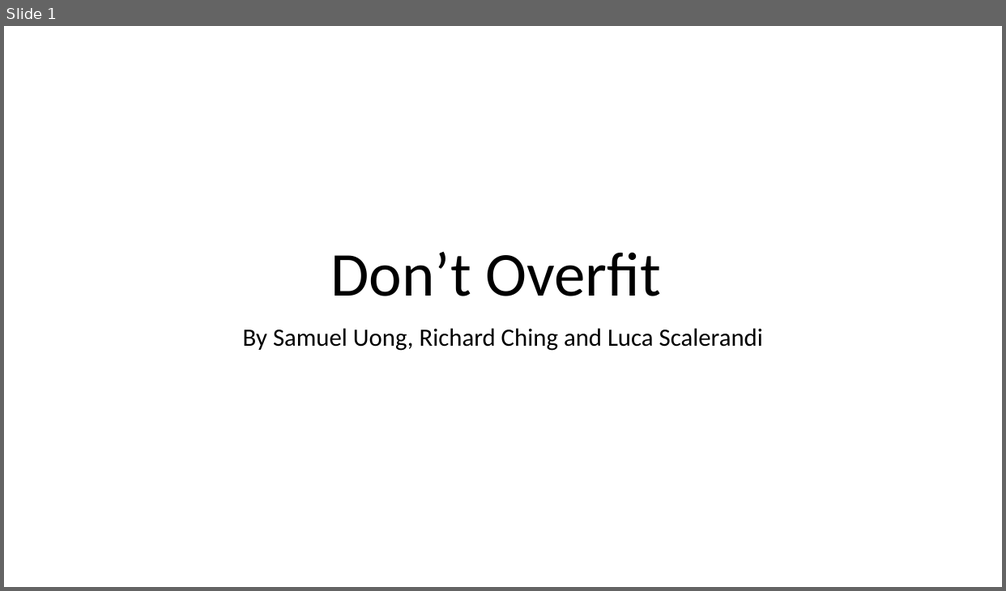
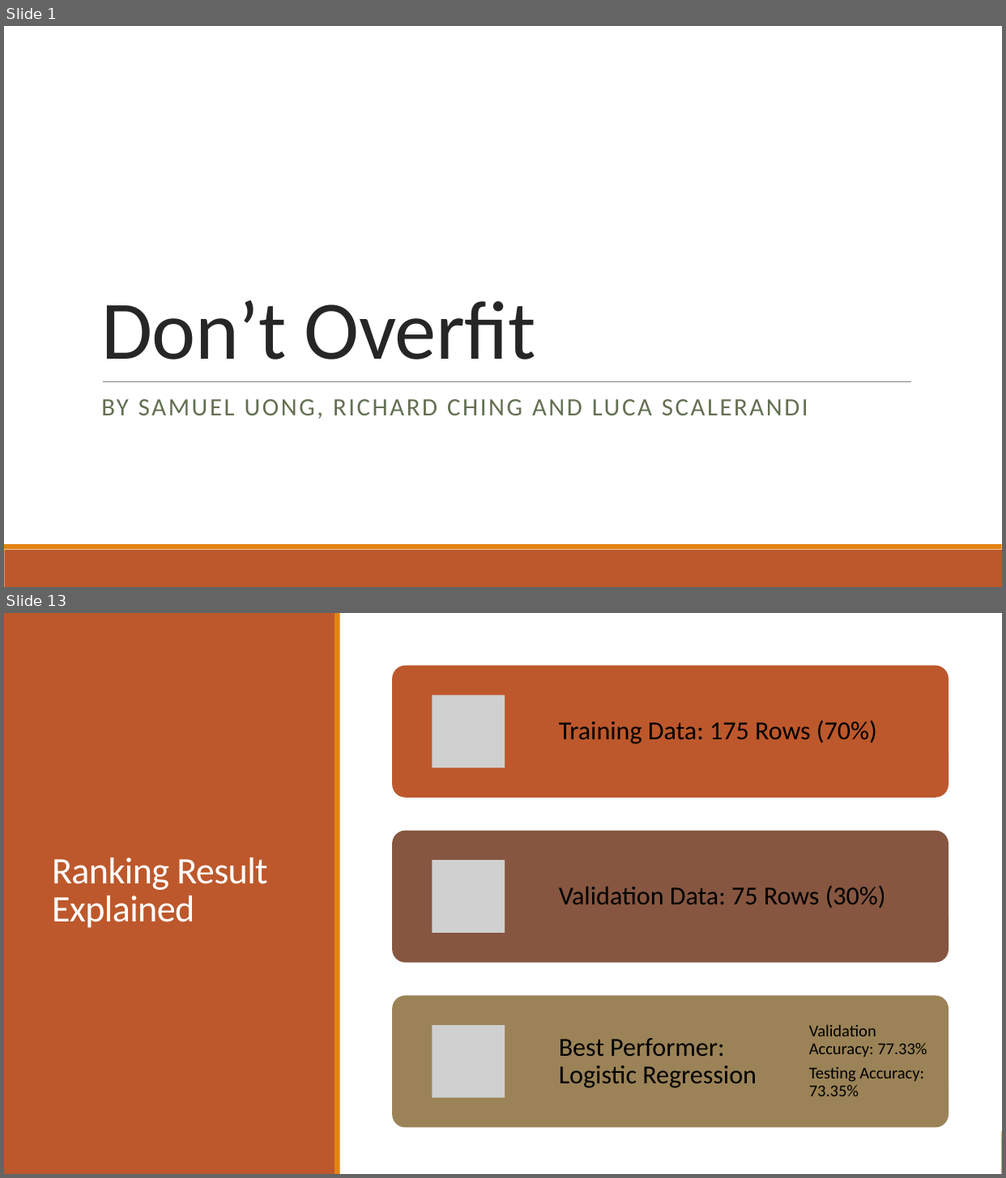
Before and after one commit to suong4554/Machine-Learning-Poly-U, a slide deck: Presentation.pptx. Shown one above the other, each under a label of ours: slide 1 before the commit, slides 1 and 13 after it; the slides between them are not shown. The pictures are 1006x591 and 1006x1178 pixels, drawn with LibreOffice and Linux fonts; fonts in the diff are those of the drawing; grey boxes stand for pictures. Boxes give left, top, right and bottom in pixels: in the first picture for what was removed or moved away, otherwise in the second. Text is boxed around its words. In the diff, an @@ line names an element or a change of style, - is before the commit and + after.

```diff
--- a/Presentation.pptx
+++ b/Presentation.pptx
@@ slide 13 added at [4,613,1002,1174], background #FFFFFF; not listed: 2 template elements that a slide beside it also shows @@
@@ rectangle added at [4,613,1002,1174], fill #FFFFFF @@
@@ rectangle added at [4,613,335,1174], fill #BD582C @@
@@ rectangle added at [335,613,340,1174], fill #E48312 @@
@@ title added at [52,858,267,928], 36 pt, text #FFFFFF @@
+Ranking Result Explained
@@ group added at [393,666,948,1127]: 4 texts, 3 rounded rectangles, 3 pictures @@
+Training Data: 175 Rows (70%)
+Validation Data: 75 Rows (30%)
+Best Performer: Logistic Regression
+Validation Accuracy: 77.33%
+Testing Accuracy: 73.35%
@@ slide 1 changed as well @@
@@ title "Don’t Overfit": place and size @@
-title "Don’t Overfit" at [331,252,661,297]
+title "Don’t Overfit" at [101,301,536,360]
@@ title "Don’t Overfit" at [101,301,536,360]: size 60 to 80 pt, text colour #000000 to #262626, letter spacing 0 to -0.5 pt; alignment centre to left; line spacing 0.9 to 0.85 @@
@@ line added from (103, 382) to (911, 382), #808080 0.5 pt @@
@@ subtitle at [101,399,808,419]: text changed; text colour #000000 to #637052 @@
-By Samuel Uong, Richard Ching and Luca Scalerandi
+BY SAMUEL UONG, RICHARD CHING AND LUCA SCALERANDI
@@ rectangle added at [4,550,1002,587], fill #BD582C @@
@@ rectangle added at [4,544,1002,550], fill #E48312 @@
```
Also in this commit, not shown: 9 other slides changed, 4 other slides added, 2 slides removed.
